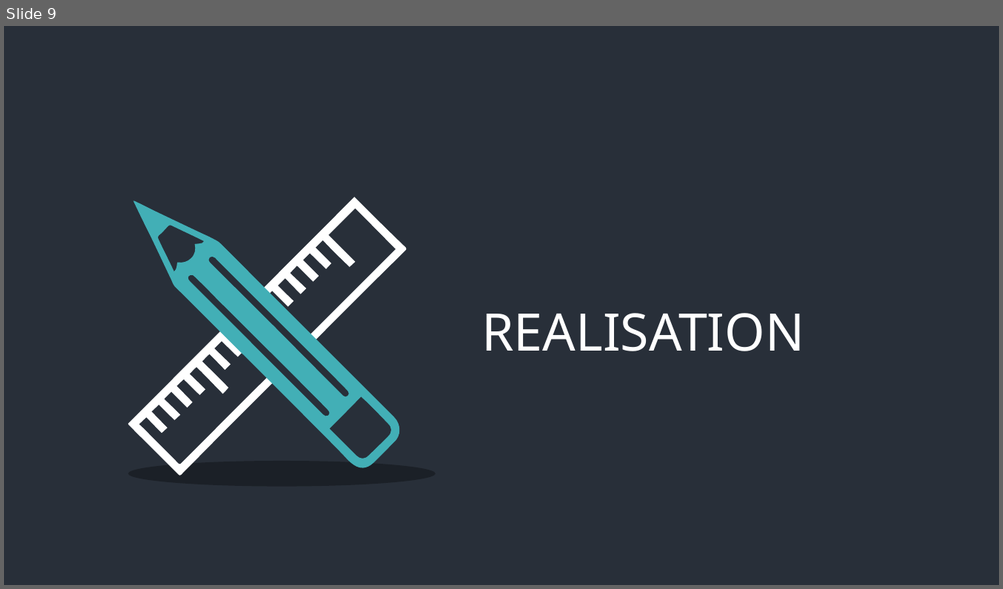
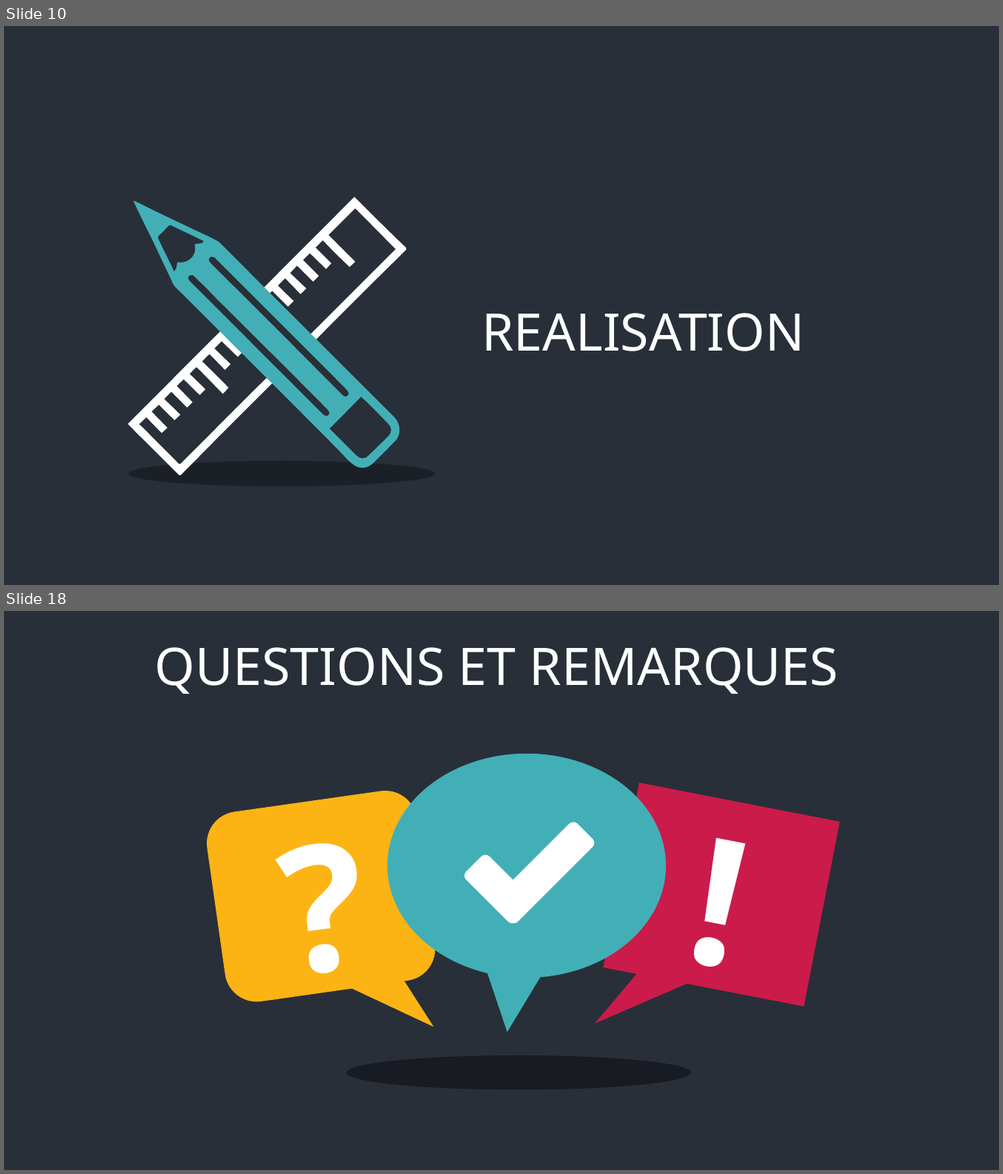
Before and after one commit to andry9995/pikla-driver, a slide deck: doc/présentation pikla.pptx. Shown one above the other, each under a label of ours: slide 9 before the commit, slides 10 and 18 after it; the slides between them are not shown. The pictures are 1003x589 and 1003x1174 pixels, drawn with LibreOffice and Linux fonts; fonts in the diff are those of the drawing. Boxes give left, top, right and bottom in pixels: in the first picture for what was removed or moved away, otherwise in the second. Text is boxed around its words. In the diff, an @@ line names an element or a change of style, - is before the commit and + after.

```diff
--- a/doc/présentation pikla.pptx
+++ b/doc/présentation pikla.pptx
@@ slide 18 added at [4, 611, 999, 1170], background #282F39 @@
@@ text added at [155, 647, 838, 694], 50 pt, text #FFFFFF @@
+QUESTIONS ET REMARQUES
@@ speech bubble added at [387, 754, 666, 978], fill #42AFB6 @@
@@ rounded speech box added at [203, 786, 440, 1006], fill #FCB414 @@
@@ text added at [205, 779, 441, 1025], 170 pt, text #FFFFFF, bold @@
+?
@@ text added at [597, 769, 845, 1025], 170 pt, text #FFFFFF, bold @@
+!
@@ speech box added at [603, 783, 840, 1007], fill #CB1B4A @@
@@ rounded rectangle added at [491, 820, 597, 926], fill #FFFFFF @@
@@ rounded rectangle added at [462, 853, 536, 926], fill #FFFFFF @@
@@ ellipse added at [347, 1056, 691, 1090], fill #000000 at 40% opacity @@
@@ what was slide 9 is now slide 10 @@
```
Also in this commit, not shown: 4 slides changed, 8 other slides added, 1 slide removed, 1 other file.
